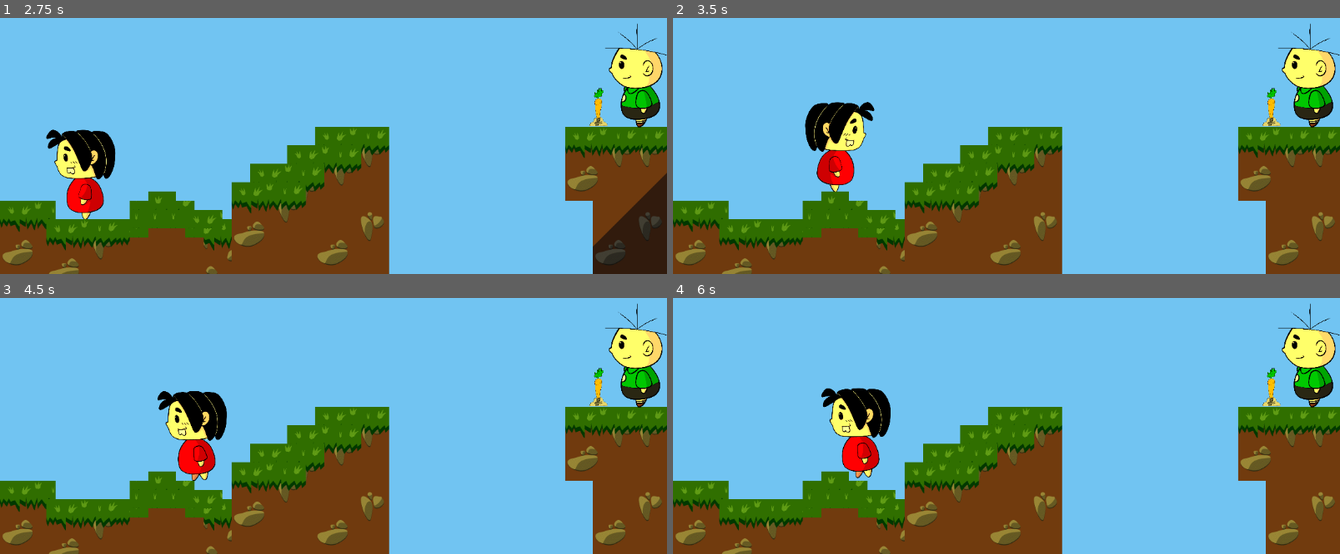
Above: before the commit, frames 1-4 (two rows, left to right).
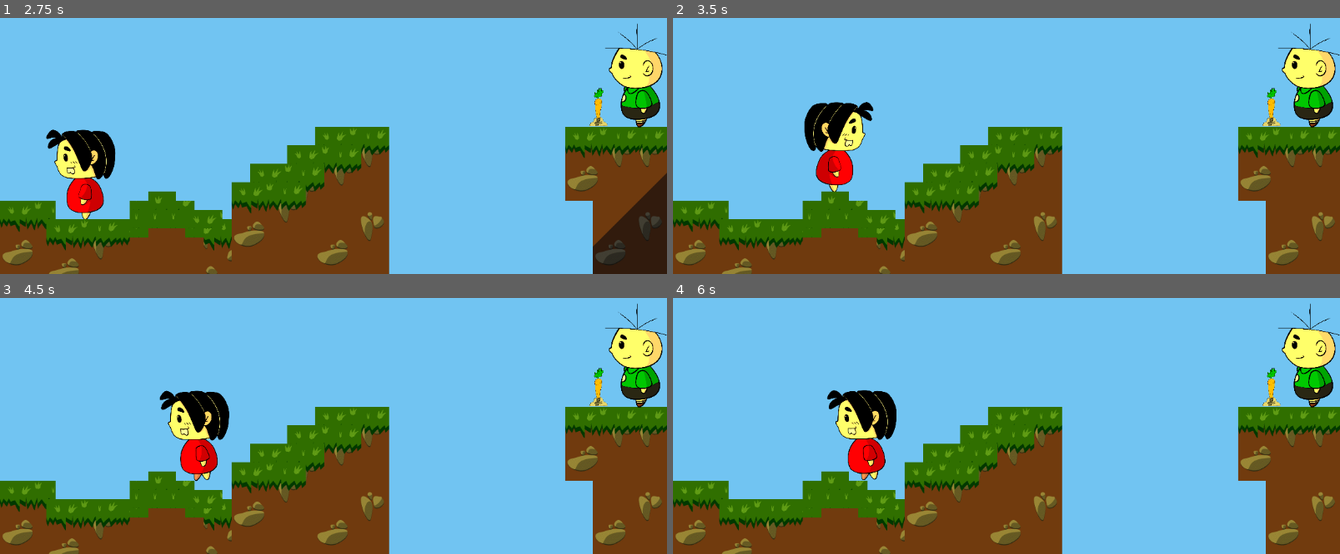
Above: after the commit, the same moments.

Repository: EngenhariaSoftwarePUCRS/Projeto_de_Desenvolvimento_de_Jogos
Game: Godot game, scene res://scenes/levels/level_1.tscn
Two runs of this game, one before a commit and one after it. Both use one fixed random seed, a clock stepped at 60 frames per second and the inputs below. This scene is started directly instead of the project's main scene.
Inputs (mouse positions are in pixels of both pictures, inside the frame that each line leads up to):
- Up to frame 1 (2.75 s): move the mouse to (480, 69) at 0.52 s; hold Space (action) 0.53-1.28 s; hold D (move_right) 0.53-2.03 s; tap W (jump) at 0.77, 1.52 s; move the mouse to (200, 105) at 1.27 s; tap Alt (change_characters) at 1.35 s; move the mouse to (outside the picture) at 2.02 s; hold A (move_left) from 2.03 s (still down); hold Space (action) from 2.03 s (still down)
- Up to frame 2 (3.5 s): move the mouse to (973, 161) at 2.77 s; release A (move_left) at 2.78 s; release Space (action) at 2.78 s; hold D (move_right) from 2.78 s (still down); tap Alt (change_characters) at 2.85 s; tap W (jump) at 3.02 s
- Up to frame 3 (4.5 s): move the mouse to (533, 423) at 3.52 s; hold Space (action) 3.53-4.28 s; tap W (jump) at 3.77 s; tap Enter at 4.25 s; move the mouse to (133, 310) at 4.27 s; release D (move_right) at 4.28 s; hold A (move_left) from 4.28 s (still down); tap Alt (change_characters) at 4.35 s
- Up to frame 4 (6 s): tap W (jump) at 4.52 s; move the mouse to (1039, 367) at 5.02 s; release A (move_left) at 5.03 s; hold D (move_right) 5.03-5.78 s; hold Space (action) 5.03-5.78 s; move the mouse to (outside the picture) at 5.77 s; hold A (move_left) from 5.78 s (still down); tap Alt (change_characters) at 5.85 s

Frame 1 is identical in both runs. In frame 2, 0.6% of the frame differs, in the area x 19-31%, y 32-68%; in frame 3, 1.0%; in frame 4, 1.6%, in the area x 22-34%, y 35-72%.

Commit message:
More Static Typing

Diff:
--- a/FugaDosPets/scripts/characters/cascao.gd
+++ b/FugaDosPets/scripts/characters/cascao.gd
@@ -38,8 +38,8 @@
 
 func go_intangible() -> void:
 	visible = false
-	right_collider.disabled = true
-	left_collider.disabled = true
+	right_collider.set_deferred("disabled", true)
+	left_collider.set_deferred("disabled", true)
 
 
 func go_tangible() -> void:
@@ -51,13 +51,13 @@
 
 
 func enable_left_collider() -> void:
-	right_collider.disabled = true
-	left_collider.disabled = false
+	right_collider.set_deferred("disabled", true)
+	left_collider.set_deferred("disabled", false)
 
 
 func enable_right_collider() -> void:
-	left_collider.disabled = true
-	right_collider.disabled = false
+	left_collider.set_deferred("disabled", true)
+	right_collider.set_deferred("disabled", false)
 
 
 func animate() -> void:
--- a/FugaDosPets/scripts/characters/cebolinha.gd
+++ b/FugaDosPets/scripts/characters/cebolinha.gd
@@ -38,8 +38,8 @@
 
 func go_intangible() -> void:
 	visible = false
-	right_collider.disabled = true
-	left_collider.disabled = true
+	right_collider.set_deferred("disabled", true)
+	left_collider.set_deferred("disabled", true)
 
 
 func go_tangible() -> void:
@@ -51,13 +51,13 @@
 
 
 func enable_left_collider() -> void:
-	right_collider.disabled = true
-	left_collider.disabled = false
+	right_collider.set_deferred("disabled", true)
+	left_collider.set_deferred("disabled", false)
 
 
 func enable_right_collider() -> void:
-	left_collider.disabled = true
-	right_collider.disabled = false
+	left_collider.set_deferred("disabled", true)
+	right_collider.set_deferred("disabled", false)
 
 
 func animate() -> void:
--- a/FugaDosPets/scripts/characters/magali.gd
+++ b/FugaDosPets/scripts/characters/magali.gd
@@ -47,8 +47,8 @@
 
 func go_intangible() -> void:
 	visible = false
-	right_collider.disabled = true
-	left_collider.disabled = true
+	right_collider.set_deferred("disabled", true)
+	left_collider.set_deferred("disabled", true)
 
 
 func go_tangible() -> void:
@@ -60,13 +60,13 @@
 
 
 func enable_left_collider() -> void:
-	right_collider.disabled = true
-	left_collider.disabled = false
+	right_collider.set_deferred("disabled", true)
+	left_collider.set_deferred("disabled", false)
 
 
 func enable_right_collider() -> void:
-	left_collider.disabled = true
-	right_collider.disabled = false
+	left_collider.set_deferred("disabled", true)
+	right_collider.set_deferred("disabled", false)
 
 
 func animate() -> void:
--- a/FugaDosPets/scripts/characters/monica.gd
+++ b/FugaDosPets/scripts/characters/monica.gd
@@ -7,7 +7,7 @@
 @onready var animated_sprite: AnimatedSprite2D = $AnimatedSprite
 @onready var right_collider: CollisionPolygon2D = $RightCollider
 @onready var left_collider: CollisionPolygon2D = $LeftCollider
-@onready var audio_stream_player_2d = $AudioStreamPlayer2D
+@onready var audio_stream_player_2d: AudioStreamPlayer2D = $AudioStreamPlayer2D
 @onready var sansao: Resource = load("res://scenes/characters/sansao.tscn")
 
 var gravity: int = ProjectSettings.get_setting("physics/2d/default_gravity")
@@ -55,8 +55,8 @@
 
 func go_intangible() -> void:
 	visible = false
-	right_collider.disabled = true
-	left_collider.disabled = true
+	right_collider.set_deferred("disabled", true)
+	left_collider.set_deferred("disabled", true)
 
 
 func go_tangible() -> void:
@@ -68,13 +68,13 @@
 
 
 func enable_left_collider() -> void:
-	right_collider.disabled = true
-	left_collider.disabled = false
+	right_collider.set_deferred("disabled", true)
+	left_collider.set_deferred("disabled", false)
 
 
 func enable_right_collider() -> void:
-	left_collider.disabled = true
-	right_collider.disabled = false
+	left_collider.set_deferred("disabled", true)
+	right_collider.set_deferred("disabled", false)
 
 
 func animate() -> void:
--- a/FugaDosPets/scripts/characters/player.gd
+++ b/FugaDosPets/scripts/characters/player.gd
@@ -1,7 +1,7 @@
 extends Node2D
 
 
-@onready var audio_listener_2d = $AudioListener2D
+@onready var audio_listener_2d: AudioListener2D = $AudioListener2D
 @onready var monica: CharacterBody2D = $Monica
 @onready var cebolinha: CharacterBody2D = $Cebolinha
 @onready var cascao: CharacterBody2D = $Cascao
--- a/FugaDosPets/scripts/layers/level_selection.gd
+++ b/FugaDosPets/scripts/layers/level_selection.gd
@@ -1,10 +1,10 @@
 extends CanvasLayer
 
 
-@onready var template_button = $TemplateButton
-@onready var levels_grid = $LevelsGrid
+@onready var template_button: Button = $TemplateButton
+@onready var levels_grid: GridContainer = $LevelsGrid
 
-var configFile = ConfigFile.new()
+var configFile: ConfigFile = ConfigFile.new()
 
 enum LevelStatus { AVAILABLE, PASSED, LOCKED }
 
@@ -16,7 +16,7 @@
 		return
 
 	for level in configFile.get_section_keys("Levels"):
-		var status = configFile.get_value("Levels", level)
+		var status: int = configFile.get_value("Levels", level)
 
 		var level_btn: Button = template_button.duplicate()
 		level_btn.visible = true
--- a/FugaDosPets/scripts/main.gd
+++ b/FugaDosPets/scripts/main.gd
@@ -3,7 +3,7 @@
 
 @onready var settings_layer: CanvasLayer = $SettingsLayer
 
-var configFile = ConfigFile.new()
+var configFile: ConfigFile = ConfigFile.new()
 var currentLevelNumber: int
 
 const LAST_LEVEL: int = 4 # 8
@@ -53,7 +53,7 @@
 
 
 func get_available_levels() -> void:
-	var err = configFile.load(CONFIG_FILE_PATH)
+	var err: Error = configFile.load(CONFIG_FILE_PATH)
 	if err != OK:
 		configFile = ConfigFile.new()
 		configFile.set_value("Levels", str(1), LevelStatus.AVAILABLE)
--- a/FugaDosPets/scripts/scenery/branch.gd
+++ b/FugaDosPets/scripts/scenery/branch.gd
@@ -1,7 +1,7 @@
 extends StaticBody2D
 
 
-@onready var audio_stream_player_2d = $AudioStreamPlayer2D
+@onready var audio_stream_player_2d: AudioStreamPlayer2D = $AudioStreamPlayer2D
 
 
 func _on_area_2d_body_entered(_body: Node2D) -> void:
--- a/FugaDosPets/scripts/scenery/gate.gd
+++ b/FugaDosPets/scripts/scenery/gate.gd
@@ -2,10 +2,10 @@
 
 
 @export var opened: bool
-@onready var closed_sprite = $ClosedSprite
-@onready var opened_sprite = $OpenedSprite
+@onready var closed_sprite: Sprite2D = $ClosedSprite
+@onready var opened_sprite: Sprite2D = $OpenedSprite
 @onready var collider: CollisionShape2D = $CollisionShape2D
-@onready var audio_stream_player_2d = $AudioStreamPlayer2D
+@onready var audio_stream_player_2d: AudioStreamPlayer2D = $AudioStreamPlayer2D
 
 
 func _ready() -> void:
